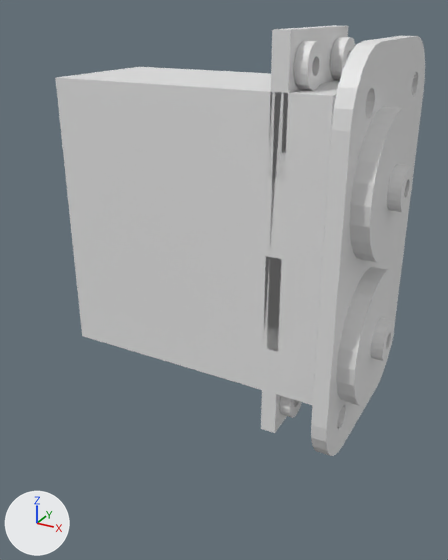
What one commit did to the OBJ model assets/elexhub/provisional/meshes/tool.obj.
One viewpoint serves both versions: a 50 mm lens placed at (0.0321, -0.0966, 0.0293), pointed at (-0.0059, -0.0277, -0.0052). Every picture has the same lights, and +X, +Y and +Z are marked at lower left. The picture after the commit comes second. Where no turn or scale is listed for an object, it has been applied to the vertices. Vertices at exactly the same position are counted once.

The first picture shows 'tool'.
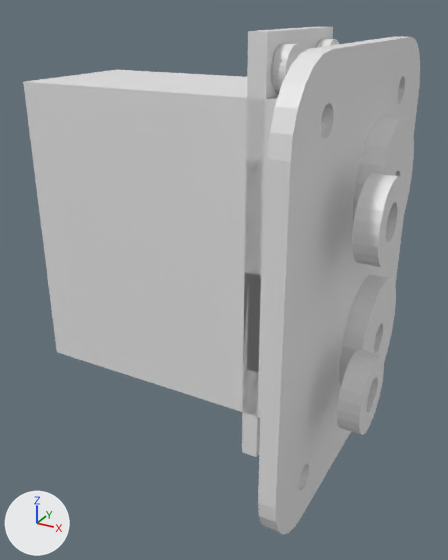
Pixel boxes [x1, y1, x2, y2] of what changed, in the pictures (448 x 560 px; the box of a moved part takes in the faces that stretch with it):
```json
{"object": "tool", "change": "reshaped", "before": [55, 25, 425, 456], "after": [23, 27, 420, 535], "on screen": "7% wider, 18% taller"}
{"part": 1, "of": "me_tool", "change": "moved or reshaped", "before": [279, 396, 302, 418], "on screen": "not visible afterwards"}
{"part": 2, "of": "me_tool", "change": "moved or reshaped", "before": [294, 41, 324, 90], "after": [316, 39, 339, 48], "on screen": "mostly hidden afterwards"}
{"part": 3, "of": "me_tool", "change": "moved or reshaped", "before": [330, 37, 355, 80], "after": [272, 44, 304, 95]}
{"part": 4, "of": "me_tool", "change": "moved or reshaped", "before": [55, 67, 340, 405], "after": [23, 70, 278, 418]}
{"part": 5, "of": "me_tool", "change": "moved or reshaped", "before": [261, 25, 348, 433], "after": [242, 27, 333, 457]}
{"part": 6, "of": "me_tool", "change": "rebuilt", "before": [311, 36, 425, 456], "after": [258, 36, 420, 535], "on screen": "42% wider, 19% taller"}
{"part": 7, "of": "me_tool", "change": "rebuilt", "before": [350, 107, 414, 263], "after": [353, 116, 414, 223]}
{"part": 8, "of": "me_tool", "change": "rebuilt", "before": [336, 267, 396, 406], "after": [339, 274, 396, 387]}
{"part": 9, "of": "me_tool", "change": "added", "after": [337, 350, 384, 435]}
{"part": 10, "of": "me_tool", "change": "added", "after": [352, 173, 404, 268]}
{"part": 11, "of": "me_tool", "change": "deleted", "before": [370, 318, 395, 361]}
{"part": 12, "of": "me_tool", "change": "deleted", "before": [387, 164, 413, 212]}
```

Scene script edits in JSON lines:
```json
{"block": "me_tool", "where": "# used by ob_tool; location = (0.0, 0.0, 0.0)"}
{"op": "remove", "block": "me_tool", "code": "me_tool.from_pydata(...)  # 1108 vertices, 2220 faces; spans x -0.0319..0.0168, y -0.036..0.0, z -0.027..0.027"}
{"op": "add", "block": "me_tool", "code": "me_tool.from_pydata(...)  # 1108 vertices, 2220 faces; spans x -0.0319..0.0185, y -0.051..0.0, z -0.027..0.027"}
{"block": "me_tool", "change": "me_tool part 1: the loose piece of 96 vertices spanning x 0.0032..0.0048, y -0.0277..-0.0223, z -0.0257..-0.0203 is moved by (0.0, 0.006, 0.0)"}
{"block": "me_tool", "change": "me_tool part 2: the loose piece of 96 vertices spanning x 0.0032..0.0048, y -0.0277..-0.0223, z 0.0203..0.0257 is moved by (0.0, 0.006, 0.0)"}
{"block": "me_tool", "change": "me_tool part 3: the loose piece of 96 vertices spanning x 0.0032..0.0048, y -0.0157..-0.0103, z 0.0203..0.0257 is moved by (0.0, -0.018, 0.0)"}
{"block": "me_tool", "change": "me_tool part 4: the loose piece of 16 vertices spanning x -0.0319..0.0085, y -0.0289..-0.0091, z -0.0203..0.0204 is moved by (0.0, -0.006, 0.0)"}
{"block": "me_tool", "change": "me_tool part 5: the loose piece of 8 vertices spanning x 0.0009..0.0031, y -0.0289..-0.0091, z -0.027..0.027 is moved by (0.0, -0.006, 0.0)"}
{"block": "me_tool", "change": "me_tool part 6: the loose piece of 216 vertices spanning x 0.011..0.013, y -0.036..-0.004, z -0.026..0.026 is rebuilt with 216 vertices and now spans x 0.011..0.013, y -0.051..-0.007, z -0.026..0.026"}
{"block": "me_tool", "change": "me_tool part 7: the loose piece of 96 vertices spanning x 0.0127..0.0153, y -0.034..-0.016, z 0.001..0.019 is rebuilt with 96 vertices and now spans x 0.013..0.0155, y -0.033..-0.017, z 0.002..0.018"}
{"block": "me_tool", "change": "me_tool part 8: the loose piece of 96 vertices spanning x 0.0127..0.0153, y -0.034..-0.016, z -0.019..-0.001 is rebuilt with 96 vertices and now spans x 0.013..0.0155, y -0.033..-0.017, z -0.018..-0.002"}
{"block": "me_tool", "change": "me_tool part 9: a new loose piece of 96 vertices spanning x 0.016..0.0185, y -0.0425..-0.0335, z -0.0145..-0.0055"}
{"block": "me_tool", "change": "me_tool part 10: a new loose piece of 96 vertices spanning x 0.016..0.0185, y -0.0425..-0.0335, z 0.0055..0.0145"}
{"block": "me_tool", "change": "me_tool part 11: the loose piece of 96 vertices spanning x 0.0152..0.0168, y -0.0277..-0.0223, z -0.0127..-0.0073 is deleted"}
{"block": "me_tool", "change": "me_tool part 12: the loose piece of 96 vertices spanning x 0.0152..0.0168, y -0.0277..-0.0223, z 0.0073..0.0127 is deleted"}
{"block": "me_tool", "change": "other edits to the shape of me_tool do not show in these pictures"}
```
